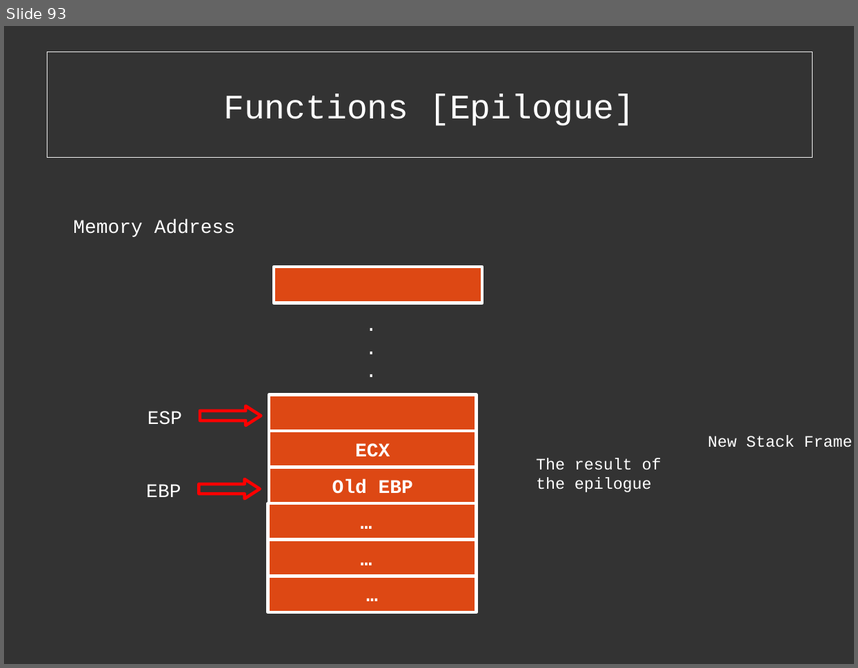
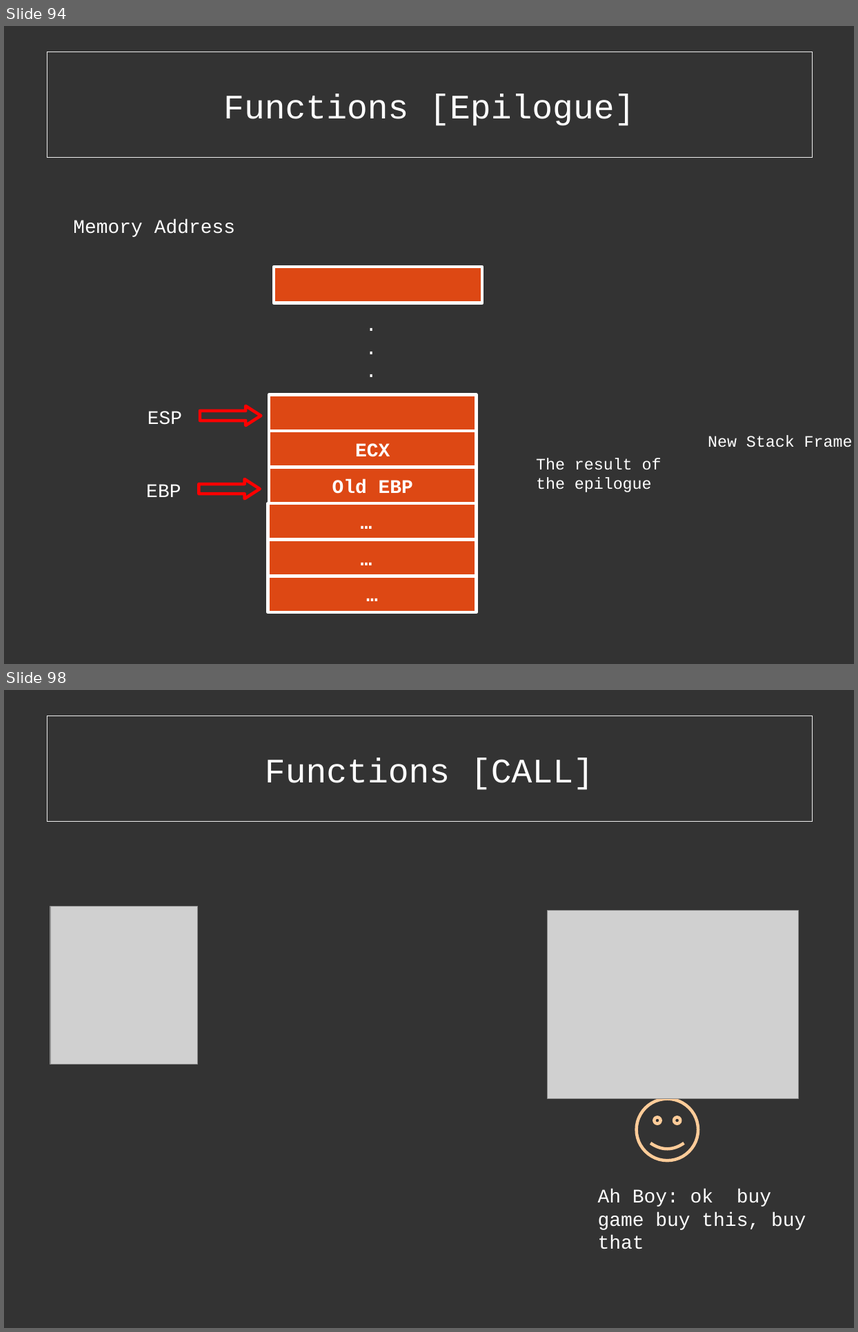
Before and after one commit to cExplr/Reversing_Basics, a slide deck: reversingBasics.odp. Shown one above the other, each under a label of ours: slide 93 before the commit, slides 94 and 98 after it; the slides between them are not shown. The pictures are 858x668 and 858x1332 pixels, drawn with LibreOffice and Linux fonts; fonts in the diff are those of the drawing; grey boxes stand for pictures. Boxes give left, top, right and bottom in pixels: in the first picture for what was removed or moved away, otherwise in the second. Text is boxed around its words. In the diff, an @@ line names an element or a change of style, - is before the commit and + after.

```diff
--- a/reversingBasics.odp
+++ b/reversingBasics.odp
@@ slide 98 added at (x1=4, y1=690, x2=854, y2=1328), background #333333 @@
@@ rectangle added at (x1=47, y1=716, x2=813, y2=822), fill #333333 at 40% opacity, outline #EEEEEE 0 pt, 32 pt, text #FFFFFF @@
+Functions [CALL]
@@ picture added at (x1=50, y1=906, x2=198, y2=1064) @@
@@ picture added at (x1=548, y1=911, x2=799, y2=1099) @@
@@ smiley face added at (x1=637, y1=1099, x2=698, y2=1161), outline #FFCC99 2.89 pt @@
@@ text added at (x1=598, y1=1189, x2=806, y2=1250), 18 pt, text #FFFFFF @@
+Ah Boy: ok buy game buy this, buy that
@@ what was slide 93 is now slide 94 @@
```
Also in this commit, not shown: 3 slides changed, 25 other slides added, 1 slide removed, 7 other files.
